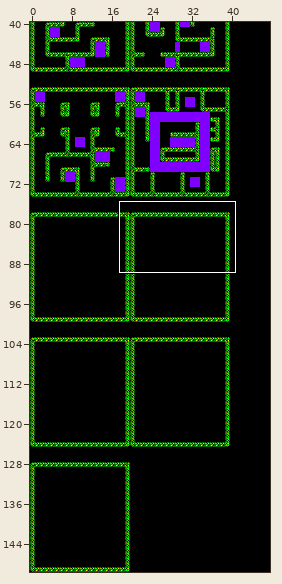
Two versions of a level (Tiled map, game/assets/mapa.tmx). Above: a wide view before the commit, with the close-up outlined.
Close-up. Earlier state:
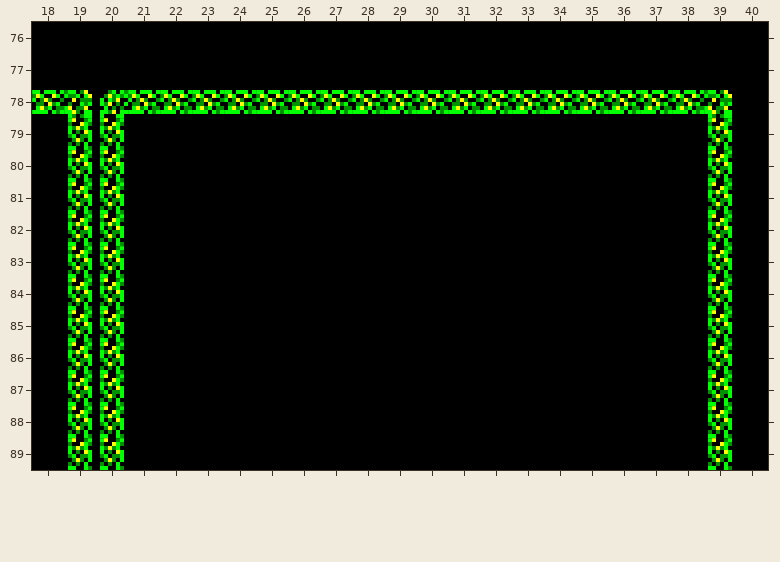
Cells are 8x8 px. Shown: x 18..40, y 76..89. The commit also changed other parts of the map, which this record leaves out.
After the commit:
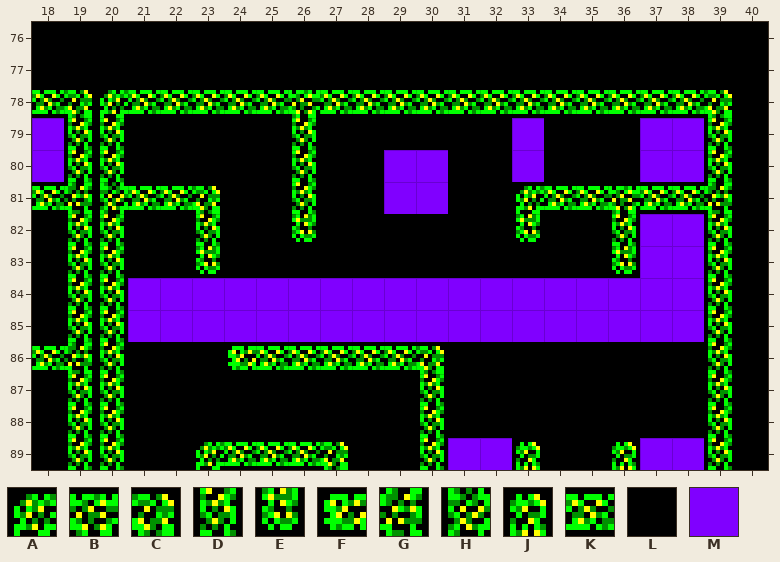
Key: from "tiles": A 0, B 1, C 3, D 4, E 5, F 6, G 7, H 8, J 10, K 13, L 36, M 37.
_ is an empty cell.
Changes in this commit:
{"where": "layer \"Capa de patrones 1\""}
{"y":78,"x":26,"old":"K","new":"B"}
{"y":79,"x":18,"old":"L","new":"M"}
{"y":79,"x":26,"old":"L","new":"D"}
{"y":79,"x":33,"old":"L","new":"M"}
{"y":79,"x":37,"old":"LL","new":"MM"}
{"y":80,"x":18,"old":"L","new":"M"}
{"y":80,"x":26,"old":"L","new":"D"}
{"y":80,"x":29,"old":"LL","new":"MM"}
{"y":80,"x":33,"old":"L","new":"M"}
{"y":80,"x":37,"old":"LL","new":"MM"}
{"y":81,"x":18,"old":"LDDLLL","new":"KGHKKC"}
{"y":81,"x":26,"old":"L","new":"D"}
{"y":81,"x":29,"old":"LL","new":"MM"}
{"y":81,"x":33,"old":"LLLLLLD","new":"AKKBKKG"}
{"y":82,"x":23,"old":"L","new":"D"}
{"y":82,"x":26,"old":"L","new":"E"}
{"y":82,"x":33,"old":"L","new":"E"}
{"y":82,"x":36,"old":"LLL","new":"DMM"}
{"y":83,"x":23,"old":"L","new":"E"}
{"y":83,"x":36,"old":"LLL","new":"EMM"}
{"y":84,"x":21,"old":"LLLLLLLLLLLLLLLLLL","new":"MMMMMMMMMMMMMMMMMM"}
{"y":85,"x":21,"old":"LLLLLLLLLLLLLLLLLL","new":"MMMMMMMMMMMMMMMMMM"}
{"y":86,"x":18,"old":"LD","new":"KG"}
{"y":86,"x":24,"old":"LLLLLLL","new":"FKKKKKC"}
{"y":87,"x":30,"old":"L","new":"D"}
{"y":88,"x":30,"old":"L","new":"D"}
{"y":89,"x":23,"old":"LLLLL","new":"AKKKC"}
{"y":89,"x":30,"old":"LLLL","new":"DMMJ"}
{"y":89,"x":36,"old":"LLL","new":"JMM"}
{"label":"changed","picture_box":[32,90,732,470]}
